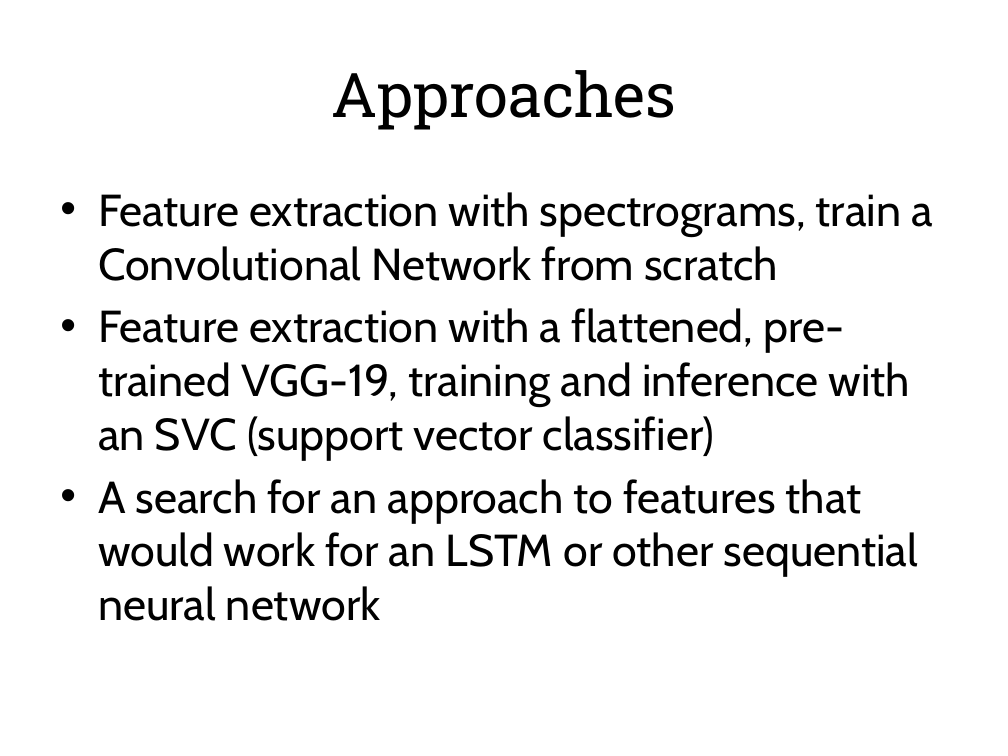
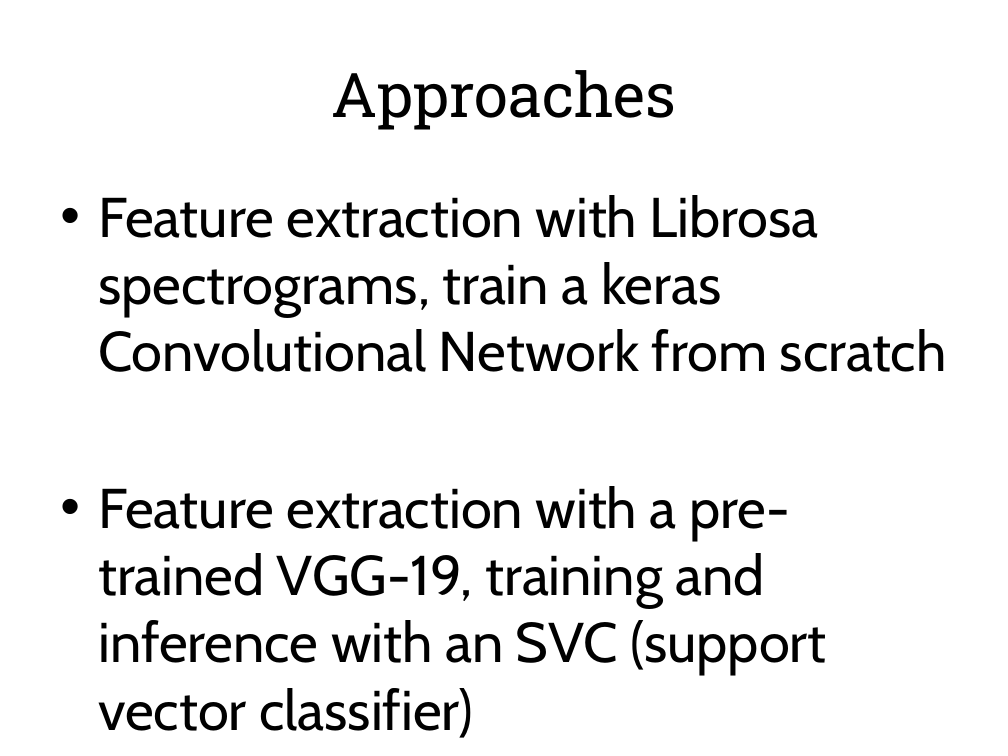
Before and after one commit to 3dspace/machine-learning-at-scale, a slide deck: slide 5 of training_birdsong_classifiers.pptx. Drawn at 1008x756 pixels with LibreOffice and Linux fonts; fonts in the diff are those of the drawing. Boxes give left, top, right and bottom in pixels: in the first picture for what was removed or moved away, otherwise in the second. Text is boxed around its words. In the diff, an @@ line names an element or a change of style, - is before the commit and + after.

```diff
--- a/training_birdsong_classifiers.pptx
+++ b/training_birdsong_classifiers.pptx
@@ text at bbox=[98, 195, 947, 675]: text changed; size 32 to 40 pt @@
-• Feature extraction with spectrograms, train a Convolutional Network from scratch
-• Feature extraction with a flattened, pre-trained VGG-19, training and inference with an SVC (support vector classifier)
-• A search for an approach to features that would work for an LSTM or other sequential neural network
+• Feature extraction with Librosa spectrograms, train a keras Convolutional Network from scratch
+• Feature extraction with a pre-trained VGG-19, training and inference with an SVC (support vector classifier)
```
Also in this commit, not shown: 5 other slides changed, 3 slides added.
